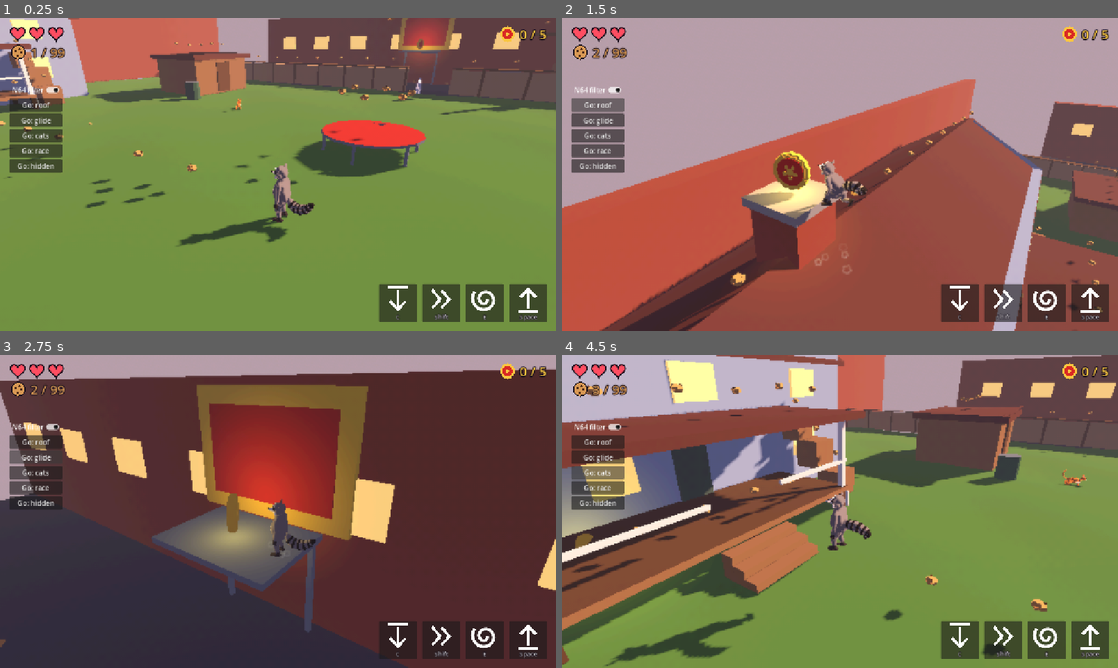
Above: before the commit, frames 1-4 (two rows, left to right).
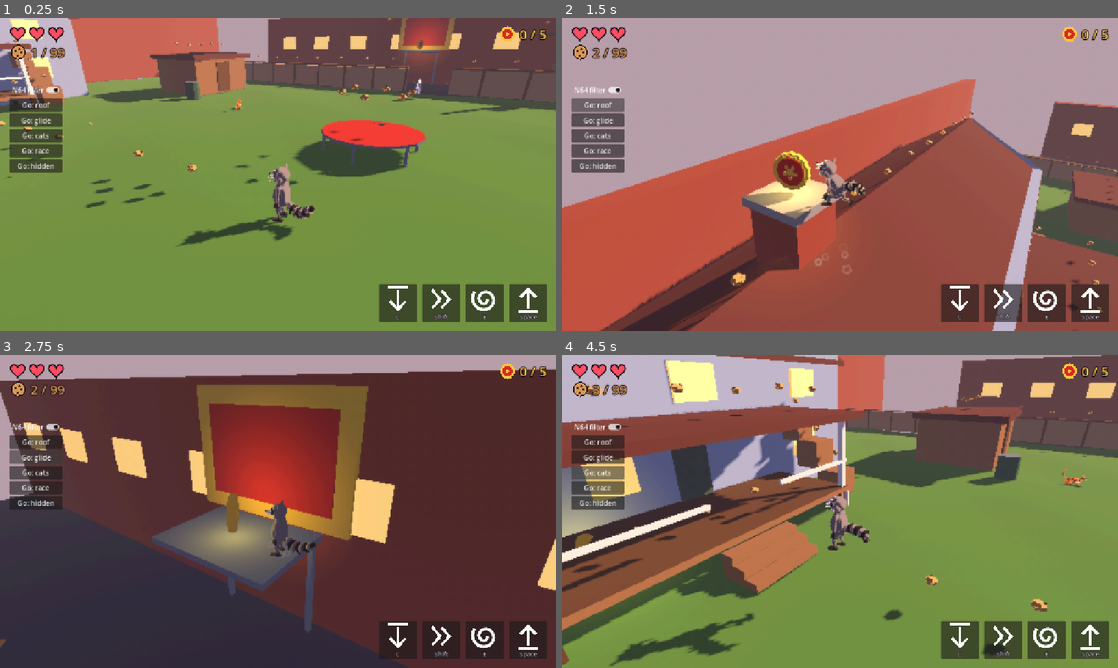
Above: after the commit, the same moments.

Repository: Sclondon/Ringtail
Game: Godot game, scene res://main.tscn
Same seed, same stepped clock (60 frames per second), same inputs: the game is played once before the commit and once after it.
Inputs:
- Up to frame 1 (0.25 s): no input
- Up to frame 2 (1.5 s): click "Go: roof" at 0.5 s; click "Go: roof" at 1.25 s
- Up to frame 3 (2.75 s): click "Go: glide" at 2 s
- Up to frame 4 (4.5 s): click "Go: glide" at 2.75 s; click "Go: cats" at 3.5 s; click "Go: cats" at 4.25 s

The runs differ from the first frame. In frame 1, 0.7% of the frame differs, in the area x 32-57%, y 46-72%; in frame 2, 0.4%; in frame 3, 0.3%; in frame 4, 0.9%, in the area x 7-56%, y 43-100%.

Commit message:
Raccoon: bounding sprint only on the sprint button; shorter wiry limbs, bigger head, whiskers, spiky cone tail rings, no belly patch
All the user's calls (2026-11-01). The bound: both hind feet push off, he flies
stretched out, lands on both fore paws and gathers. tests/pose_shots.gd bound
takes eight pictures through one from the side.

Co-Authored-By: Claude Opus 5.5 <noreply@anthropic.com>
Claude-Session: https://claude.ai/code/session_015QTKPaFFhWEZskCemuvnwW

Diff:
--- a/raccoon.tscn
+++ b/raccoon.tscn
@@ -7,6 +7,7 @@
 
 [node name="Raccoon" instance=ExtResource("1")]
 sprint_speed = 6.6
+auto_sprint = false
 
 [node name="Rig" parent="." index="1"]
 script = ExtResource("2")
--- a/scripts/raccoon_rig.gd
+++ b/scripts/raccoon_rig.gd
@@ -4,8 +4,8 @@
 ## upright; on top of that, laid over the boy's pose in `_pose_extra`:
 ##
 ## - On all fours to duck-walk (ducking or crawling) and to sprint: his back pitched
-##   forward, his hands set down flat, a lateral walk when ducking and a bounding
-##   gallop at a sprint (the user: "mostly upright but he needs all 4 animations for
+##   forward, his hands set down flat, a lateral walk when ducking and a bound
+##   at a sprint (the user: "mostly upright but he needs all 4 animations for
 ##   duckwalking and sprinting").
 ## - His tail (bones tail_0..tail_5): a chain of points on springs, drawn towards a
 ##   shape for what he is doing and swinging after him, so it follows through.
@@ -15,7 +15,9 @@
 const TAIL_BONES := 6
 ## Where each foot is in the cycle when it comes down: [hind left, hind right, fore left, fore right].
 const WALK_FEET := [0.0, 0.5, 0.25, 0.75]
-const GALLOP_FEET := [0.0, 0.1, 0.48, 0.6]
+## Sprinting he bounds: both hind feet push off nearly together, he flies stretched out, lands on both
+## fore paws, and gathers his hind feet up under him (the user: "more of a bounding leap").
+const BOUND_FEET := [0.0, 0.04, 0.5, 0.54]
 
 ## The tail's shapes, as each segment's angle below straight back (radians), in the hips' own space.
 const TAIL_STAND := [0.95, 0.55, 0.15, -0.25, -0.6, -0.85]
@@ -72,7 +74,7 @@
 	var wanted := 1.0 if free and (low or fast) and _air < 0.5 and busy < 0.2 else 0.0
 	_quad = _approach(_quad, wanted, 7.0, delta)
 	_gallop = _approach(_gallop, 1.0 if fast else 0.0, 6.0, delta)
-	var stride := lerpf(0.44, 1.3, _gallop)
+	var stride := lerpf(0.44, 1.9, _gallop)
 	_qphase = fposmod(_qphase + speed / stride * delta, 1.0)
 
 	var spin := 1.0
@@ -99,10 +101,13 @@
 func _pose_quad(w: float, speed: float, stride: float) -> void:
 	var moving := clampf(speed / 0.5, 0.0, 1.0)
 	var cycle := TAU * _qphase
-	var hips_y := lerpf(0.34, 0.36, _gallop) + sin(2.0 * cycle) * 0.01 * moving * (1.0 - _gallop) + sin(cycle - 0.6) * 0.03 * moving * _gallop
+	var bounding := moving * _gallop
+	# (bounding, he is thrown up and forward off his hind feet, and hops up a little again off his fore paws)
+	var flight := _bump(_qphase, 0.22, 0.6) * 0.15 + _bump(fposmod(_qphase - 0.72, 1.0), 0.0, 0.32) * 0.05
+	var hips_y := _hip_height * lerpf(0.72, 0.77, _gallop) + sin(2.0 * cycle) * 0.01 * moving * (1.0 - _gallop) + flight * bounding
 	# (rump up, shoulders down, as a raccoon goes: his arms are short)
-	# (galloping, his back gathers and stretches out with each bound)
-	var lean := lerpf(1.82, 1.75, _gallop) + sin(cycle + 1.4) * 0.16 * moving * _gallop
+	# (bounding, his back stretches out flat in the air and rounds as his hind feet come up under him)
+	var lean := lerpf(1.82, 1.75, _gallop) + cos(TAU * (_qphase - 0.9)) * 0.22 * bounding
 
 	# Where the boy's pose had his feet, in the rig's space, before the hips move.
 	var base_feet: Array[Transform3D] = []
@@ -118,15 +123,17 @@
 		_neck.basis = _slerp(_neck.basis, Basis(Vector3.RIGHT, -lean * 0.45), w)
 	_head.basis = _slerp(_head.basis, Basis(Vector3.RIGHT, -lean * 0.55 + 0.04 + sin(cycle * 2.0) * 0.04 * moving), w)
 
-	var duty := lerpf(0.66, 0.36, _gallop)
+	var duty := lerpf(0.66, 0.3, _gallop)
 	var half := duty * stride * 0.5 * moving
-	var lift := lerpf(0.05, 0.1, _gallop) * moving
+	var lift := lerpf(0.05, 0.16, _gallop) * moving
 	var hips_inverse := _hips.transform.affine_inverse()
 	# Hind feet, under the hips
 	for i in 2:
 		var side := 1.0 if i == 0 else -1.0
-		var at := fposmod(_qphase - lerpf(WALK_FEET[i], GALLOP_FEET[i], _gallop), 1.0)
+		var at := fposmod(_qphase - lerpf(WALK_FEET[i], BOUND_FEET[i], _gallop), 1.0)
 		var step := _cycle(at, duty, half, lift)
+		# (flung out behind him as he leaves the ground)
+		step.x -= _bump(at, duty - 0.02, 0.62) * 0.16 * bounding
 		var point := Vector3(side * 0.095, ANKLE + step.y, -0.07 + step.x)
 		var pitch := step.y / maxf(lift, 0.001) * 0.6 if at >= duty else 0.0
 		var wanted := Transform3D(Basis(Vector3.RIGHT, pitch), point)
@@ -135,14 +142,21 @@
 	# Fore paws, set down flat under the shoulders
 	for i in 2:
 		var side := 1.0 if i == 0 else -1.0
-		var at := fposmod(_qphase - lerpf(WALK_FEET[i + 2], GALLOP_FEET[i + 2], _gallop), 1.0)
+		var at := fposmod(_qphase - lerpf(WALK_FEET[i + 2], BOUND_FEET[i + 2], _gallop), 1.0)
 		var step := _cycle(at, duty, half, lift * 0.9)
+		# (reaching out ahead for the ground, and swept back as he gathers)
+		step.x += (_bump(at, 0.68, 1.0) * 0.14 - _bump(at, duty - 0.02, 0.55) * 0.08) * bounding
 		var shoulder := to_local(_shoulders[i].global_position)
 		var fingers := (global_basis * Vector3(-side * 0.12, 0.0, 1.0)).normalized()
 		var point := Vector3(side * 0.13, 0.03 + step.y, shoulder.z + 0.05 + step.x)
 		var pole := (global_basis * Vector3(side * 0.3, 0.0, -1.0)).normalized()
 		_solve_arm(i, side, to_global(point) - fingers * 0.03, _forearm, w, pole)
 		_lay_hand(i, side, Vector3.UP, fingers, w * (1.0 - 0.6 * clampf(step.y / maxf(lift, 0.001), 0.0, 1.0)))
+
+
+## 0 outside a..b, rising to 1 halfway between and back down.
+static func _bump(x: float, a: float, b: float) -> float:
+	return sin(PI * clampf((x - a) / (b - a), 0.0, 1.0))
 
 
 ## Where a foot is through one cycle: (how far ahead of its middle, how high).
--- a/scripts/world.gd
+++ b/scripts/world.gd
@@ -66,6 +66,8 @@
 	hud.world = self
 	add_child(hud)
 	var touch := TouchControls.new()
+	# (he sprints only for the sprint button, not for a stick pushed right over: the user, 2026-11-01)
+	touch.sprint_rim = 100.0
 	touch.set_anchors_preset(Control.PRESET_FULL_RECT)
 	var touch_layer := CanvasLayer.new()
 	touch_layer.layer = 3
--- a/tests/pose_shots.gd
+++ b/tests/pose_shots.gd
@@ -5,7 +5,7 @@
 ## Needs a window (pictures cannot be taken headless); it is kept off the screen.
 
 const SIZE := Vector2i(360, 400)
-const MOVES := ["stand", "walk", "run", "sprint", "duckwalk", "duck", "jump", "glide", "spin", "air_spin"]
+const MOVES := ["stand", "walk", "run", "sprint", "duckwalk", "duck", "jump", "glide", "spin", "air_spin", "bound"]
 
 var out := "user://pose_shots"
 var only: Array[String] = []
@@ -91,6 +91,13 @@
 		"spin":
 			Input.action_press(&"tail")
 			await _frames(9)
+		"bound":
+			Input.action_press(&"move_up", 1.0)
+			Input.action_press(&"sprint")
+			await _frames(70)
+			await _filmstrip(move)
+			_release()
+			return
 		"air_spin":
 			Input.action_press(&"jump")
 			player._queue_jump()
@@ -100,6 +107,24 @@
 			await _frames(11)
 	await _strip(move)
 	_release()
+
+
+## Eight pictures through about one bound, from his left side, the camera keeping pace.
+func _filmstrip(move: String) -> void:
+	var sheet := Image.create(SIZE.x * 4, SIZE.y * 2, false, Image.FORMAT_RGBA8)
+	for k in 8:
+		var at := player.visual_position + Vector3.UP * 0.4
+		var a := player.facing_yaw + PI * 0.5
+		eye.global_position = at + Vector3(sin(a) * 2.6, 0.3, cos(a) * 2.6)
+		eye.look_at(at, Vector3.UP)
+		await process_frame
+		await process_frame
+		var image := view.get_texture().get_image()
+		image.convert(Image.FORMAT_RGBA8)
+		sheet.blit_rect(image, Rect2i(Vector2i.ZERO, SIZE), Vector2i(SIZE.x * (k % 4), SIZE.y * (k / 4)))
+		await _frames(2)
+	sheet.save_png(out.path_join(move + ".png"))
+	print("SHOT ", move)
 
 
 func _strip(move: String) -> void:
Binary file changed: models/raccoon.glb
Binary file changed: models/raccoon_lo.glb
Not shown, changed: CLAUDE.md
Not shown, changed: tools/raccoon.blend
Not shown, changed: tools/raccoon_lo.blend
